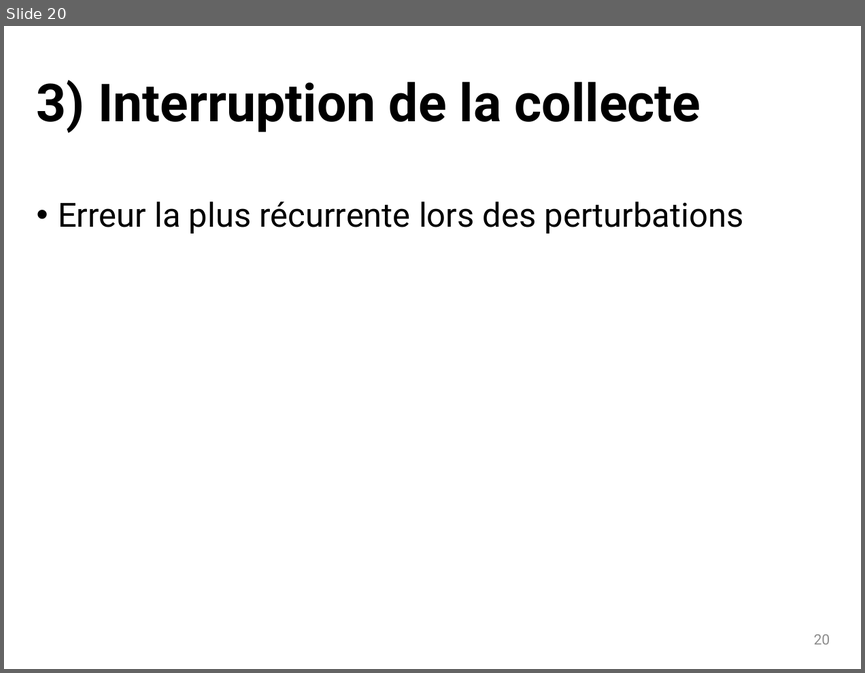
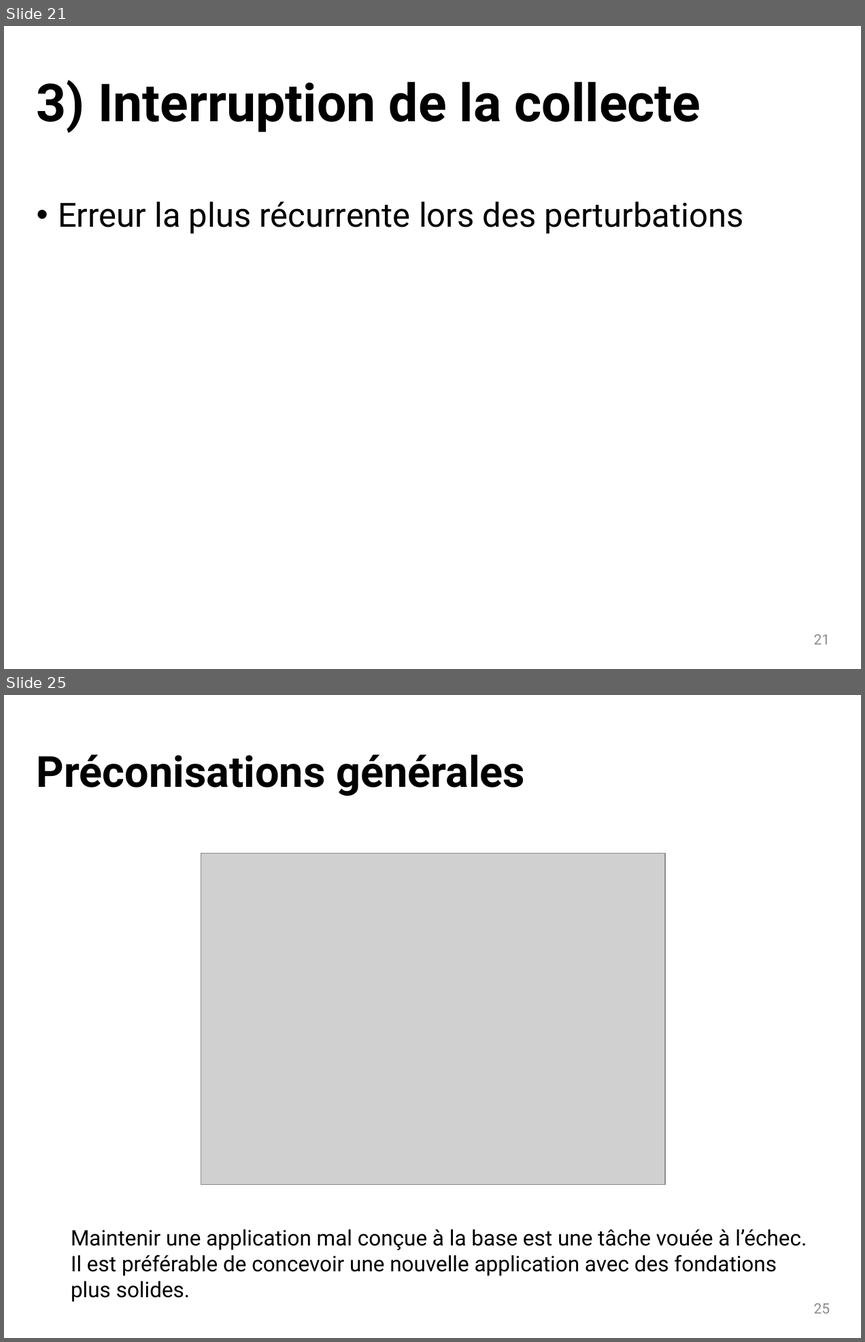
Before and after one commit to dosi-slides/2015_10_geomedia, a slide deck: slides.pptx. Shown one above the other, each under a label of ours: slide 20 before the commit, slides 21 and 25 after it; the slides between them are not shown. The pictures are 865x673 and 865x1342 pixels, drawn with LibreOffice and Linux fonts; fonts in the diff are those of the drawing; grey boxes stand for pictures. Boxes give left, top, right and bottom in pixels: in the first picture for what was removed or moved away, otherwise in the second. Text is boxed around its words. In the diff, an @@ line names an element or a change of style, - is before the commit and + after.

```diff
--- a/slides.pptx
+++ b/slides.pptx
@@ slide 25 added at (x1=4, y1=695, x2=861, y2=1338), background #FFFFFF @@
@@ title added at (x1=37, y1=754, x2=525, y2=796), 36 pt, text #000000, bold @@
+Préconisations générales
@@ picture added at (x1=201, y1=853, x2=666, y2=1185) @@
@@ text added at (x1=71, y1=1229, x2=806, y2=1302), 18 pt, text #000000 @@
+Maintenir une application mal conçue à la base est une tâche vouée à l’échec.
+Il est préférable de concevoir une nouvelle application avec des fondations
+plus solides.
@@ page number added at (x1=814, y1=1303, x2=830, y2=1313), 12 pt, text #8C8C8C @@
+25
@@ what was slide 20 is now slide 21 @@
@@ page number at (x1=814, y1=634, x2=830, y2=644): text changed @@
-20
+21
```
Also in this commit, not shown: 4 slides changed, 3 other slides added, 1 slide removed.
